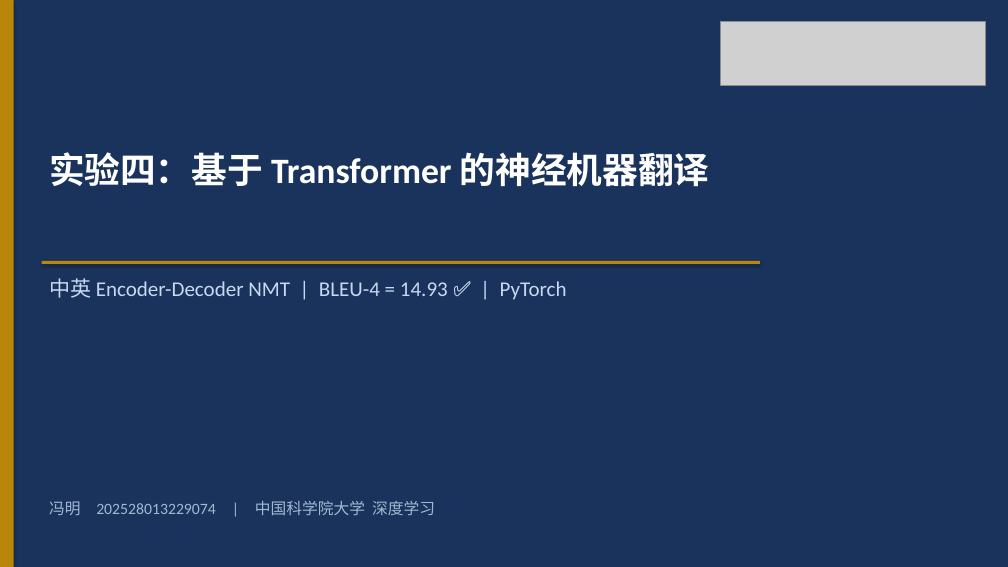
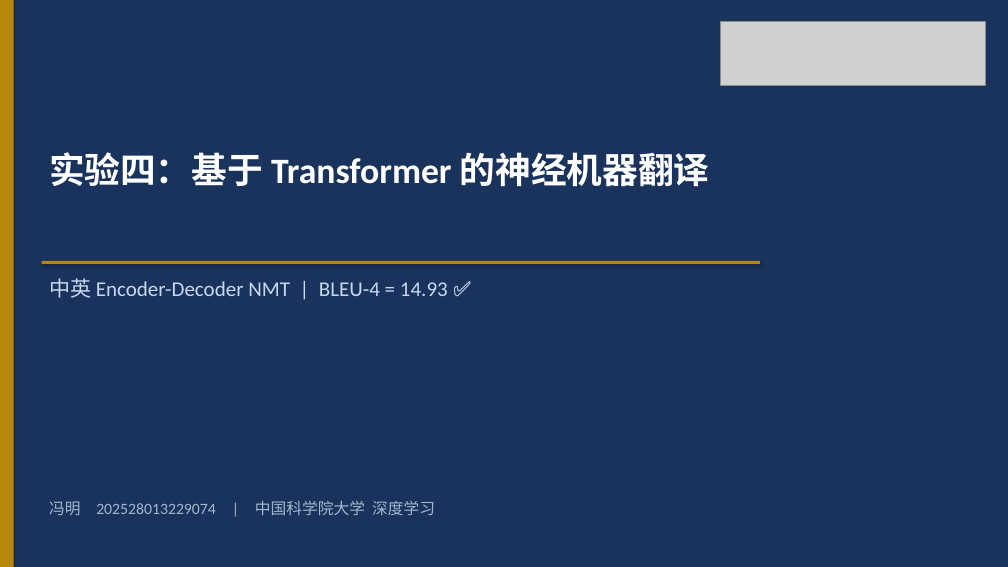
Before and after one commit to WevYang/deep_learning_task, a slide deck: slide 1 of reports/exp4_nmt_transformer.pptx. Drawn at 1008x567 pixels with LibreOffice and Linux fonts; fonts in the diff are those of the drawing; grey boxes stand for pictures. Boxes give left, top, right and bottom in pixels: in the first picture for what was removed or moved away, otherwise in the second. Text is boxed around its words. In the diff, an @@ line names an element or a change of style, - is before the commit and + after.

```diff
--- a/reports/exp4_nmt_transformer.pptx
+++ b/reports/exp4_nmt_transformer.pptx
@@ text at [49, 278, 448, 298]: text changed @@
-中英 Encoder-Decoder NMT | BLEU-4 = 14.93 ✅ | PyTorch
+中英 Encoder-Decoder NMT | BLEU-4 = 14.93 ✅
```
Also in this commit, not shown: 38 other files.
